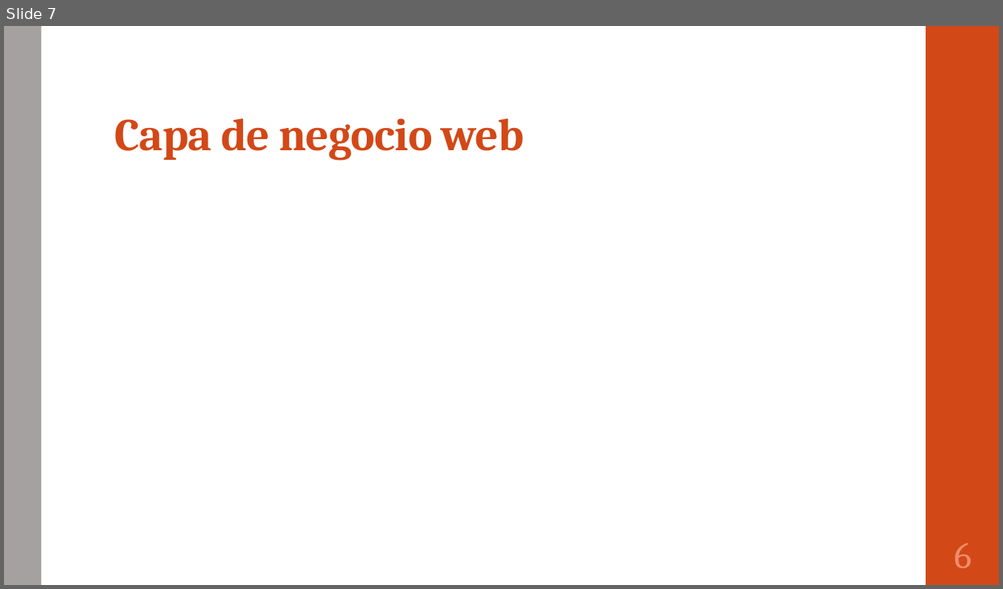
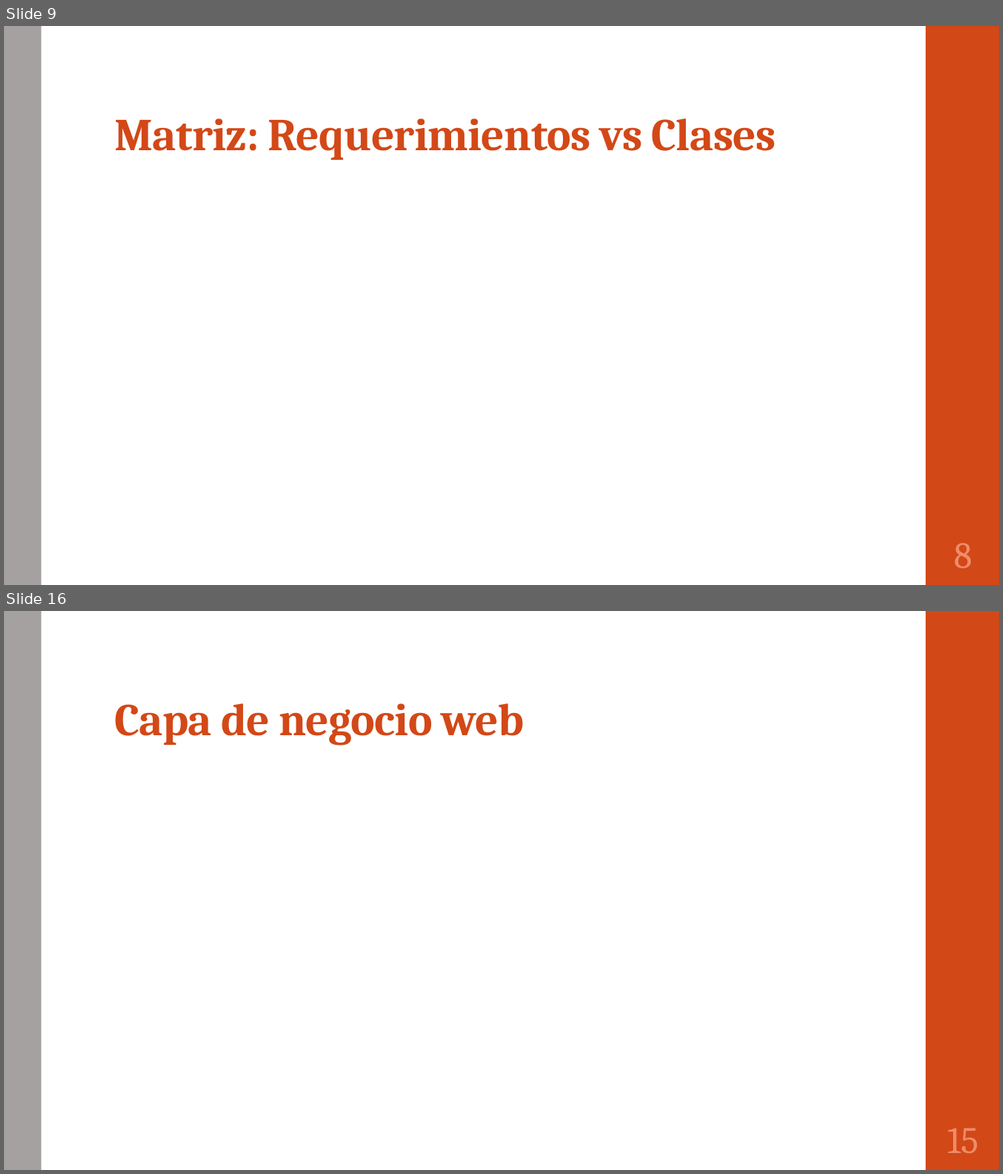
Before and after one commit to portafolio2016/hipocrates, a slide deck: Plantilla presentacion final.pptx. Shown one above the other, each under a label of ours: slide 7 before the commit, slides 9 and 16 after it; the slides between them are not shown. The pictures are 1003x589 and 1003x1174 pixels, drawn with LibreOffice and Linux fonts; fonts in the diff are those of the drawing. Boxes give left, top, right and bottom in pixels: in the first picture for what was removed or moved away, otherwise in the second. Text is boxed around its words. In the diff, an @@ line names an element or a change of style, - is before the commit and + after.

```diff
--- a/Plantilla presentacion final.pptx
+++ b/Plantilla presentacion final.pptx
@@ slide 9 added at [4,26,999,585], background #FFFFFF; not listed: 2 template elements that a slide beside it also shows @@
@@ title added at [114,118,776,160], 44 pt, text #D34817, bold @@
+Matriz: Requerimientos vs Clases
@@ page number added at [953,543,971,568], 36 pt, text #EF8C6A @@
+8
@@ what was slide 7 is now slide 16 @@
@@ page number at [947,1128,978,1153]: text changed @@
-6
+15
```
Also in this commit, not shown: 6 slides changed, 8 other slides added.
